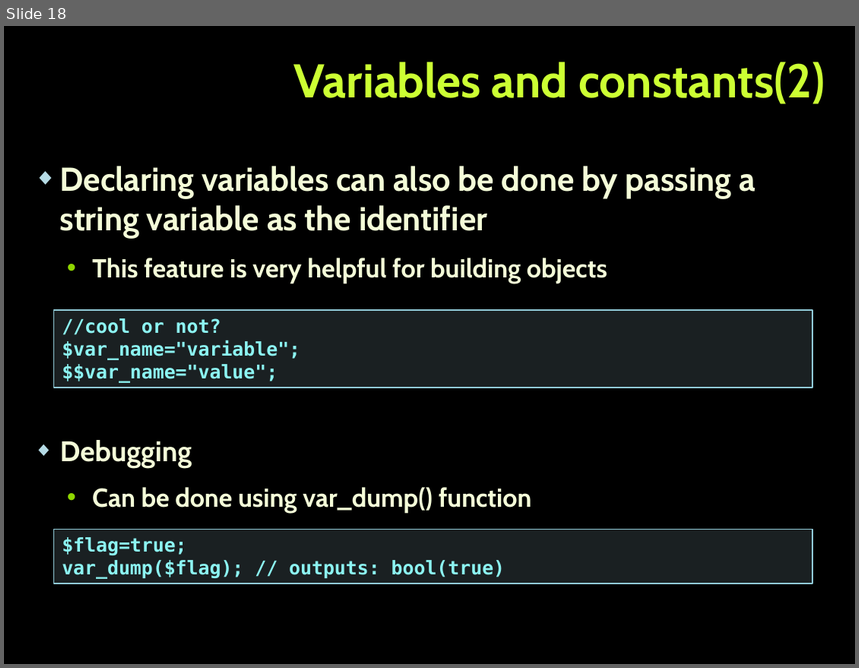
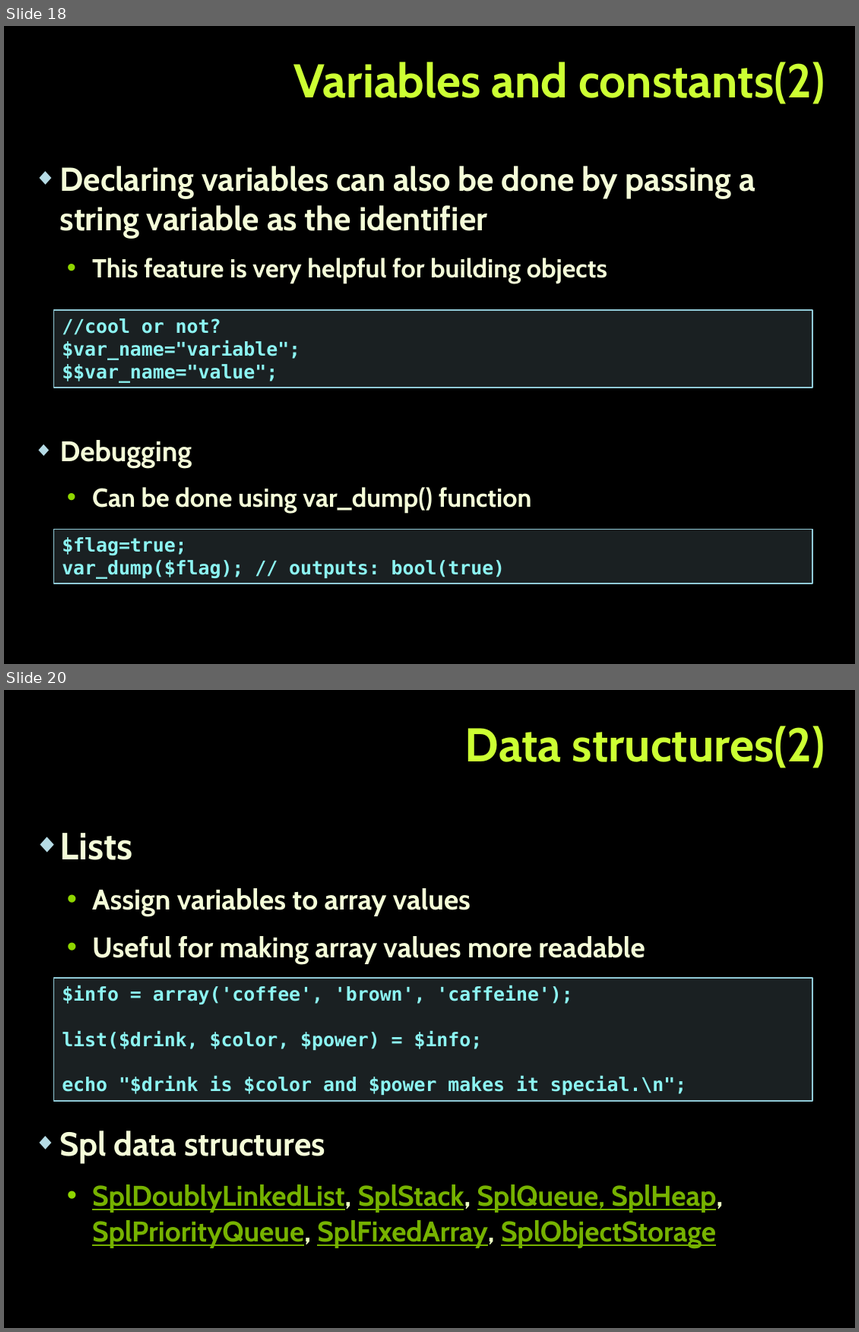
Before and after one commit to tanzhur/PHP_MVC-seminar, a slide deck: PHP_MVC.pptx. Shown one above the other, each under a label of ours: slide 18 before the commit, slides 18 and 20 after it; the slides between them are not shown. The pictures are 859x668 and 859x1332 pixels, drawn with LibreOffice and Linux fonts; fonts in the diff are those of the drawing; background and template pictures are left out. Boxes give left, top, right and bottom in pixels: in the first picture for what was removed or moved away, otherwise in the second. Text is boxed around its words. In the diff, an @@ line names an element or a change of style, - is before the commit and + after.

```diff
--- a/PHP_MVC.pptx
+++ b/PHP_MVC.pptx
@@ slide 20 added at bbox=[4, 690, 855, 1328], background picture (left out) @@
@@ title added at bbox=[465, 726, 826, 768], 40 pt, text #CCFF33, bold @@
+Data structures(2)
@@ text added at bbox=[60, 833, 723, 1249], 24 pt, text #F4FCD8, bold @@
+◆ Lists
+  • Assign variables to array values
+  • Useful for making array values more readable
+◆ Spl data structures
+  • SplDoublyLinkedList, SplStack, SplQueue, SplHeap, SplPriorityQueue, SplFixedArray, SplObjectStorage
@@ rectangle added at bbox=[53, 979, 813, 1102], fill #B5DBE5 at 15% opacity, outline #90CAD7 1 pt, 16 pt, text #8CF4F2, bold @@
+$info = array('coffee', 'brown', 'caffeine');
+list($drink, $color, $power) = $info;
+echo "$drink is $color and $power makes it special.\n";
```
Also in this commit, not shown: 2 slides changed, 11 other slides added, 1 other file.
